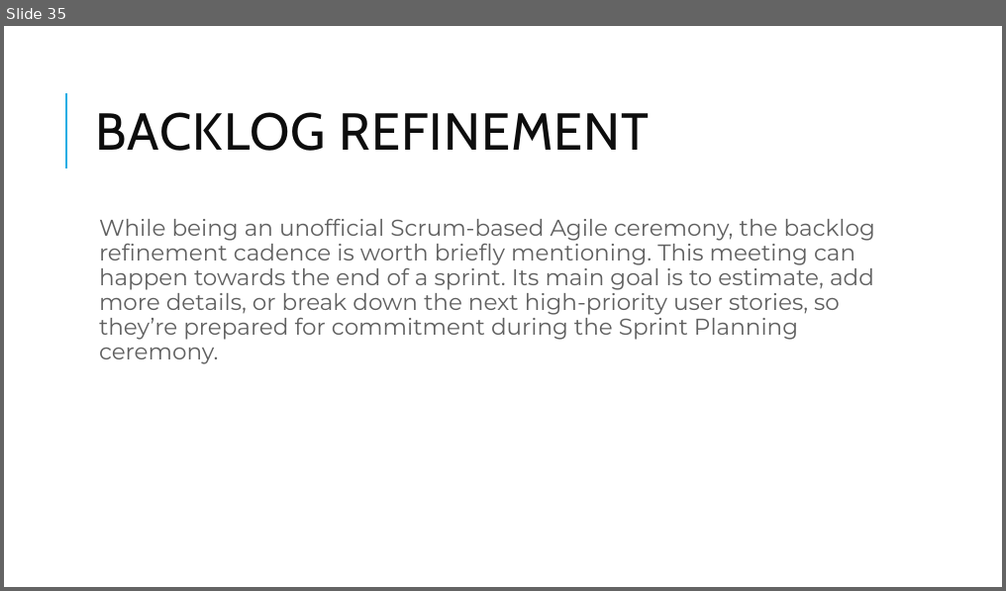
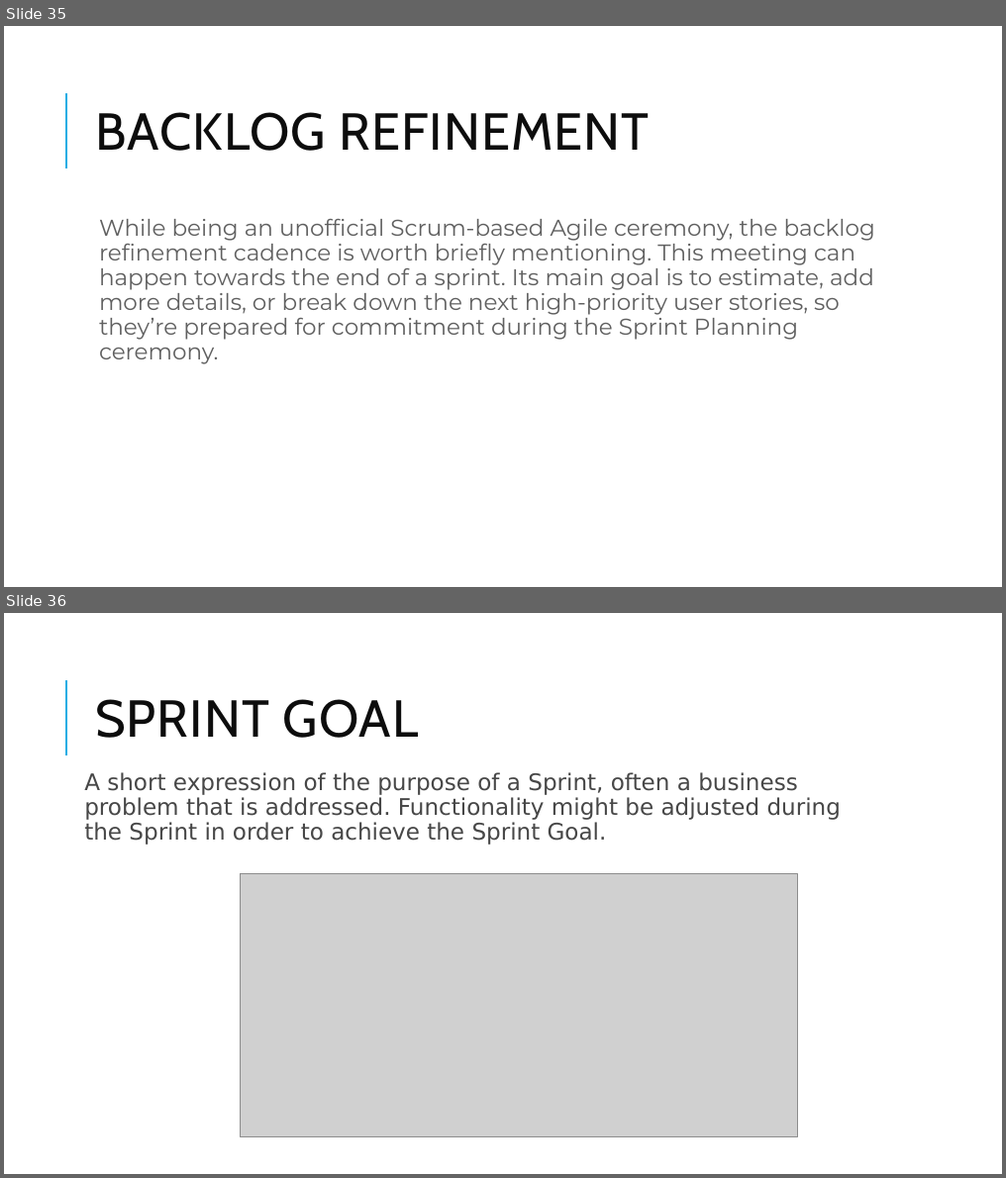
Before and after one commit to skandhwa/1stJulySimplelearn, a slide deck: Phase 1- Planning And Automation.pptx. Shown one above the other, each under a label of ours: slide 35 before the commit, slides 35 and 36 after it. The pictures are 1006x591 and 1006x1178 pixels, drawn with LibreOffice and Linux fonts; fonts in the diff are those of the drawing; grey boxes stand for pictures. Boxes give left, top, right and bottom in pixels: in the first picture for what was removed or moved away, otherwise in the second. Text is boxed around its words. In the diff, an @@ line names an element or a change of style, - is before the commit and + after.

```diff
--- a/Phase 1- Planning And Automation.pptx
+++ b/Phase 1- Planning And Automation.pptx
@@ slide 36 added at [4, 613, 1002, 1174], background #FFFFFF; not listed: 1 template element that a slide beside it also shows @@
@@ title added at [95, 699, 419, 738], 50 pt, text #0D0D0D @@
+SPRINT GOAL
@@ text added at [84, 772, 841, 845], 22 pt, text #474747 @@
+  A short expression of the purpose of a Sprint, often a business problem that is addressed. Functionality might be adjusted during the Sprint in order to achieve the Sprint Goal.
@@ picture added at [241, 873, 798, 1137] @@
```
Also in this commit, not shown: 1 slide changed, 8 other slides added.
